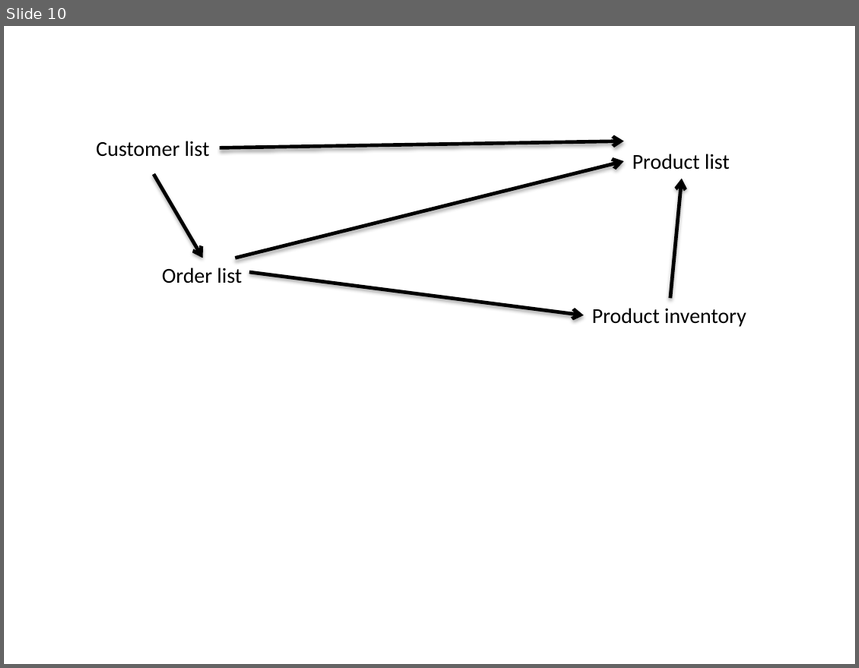
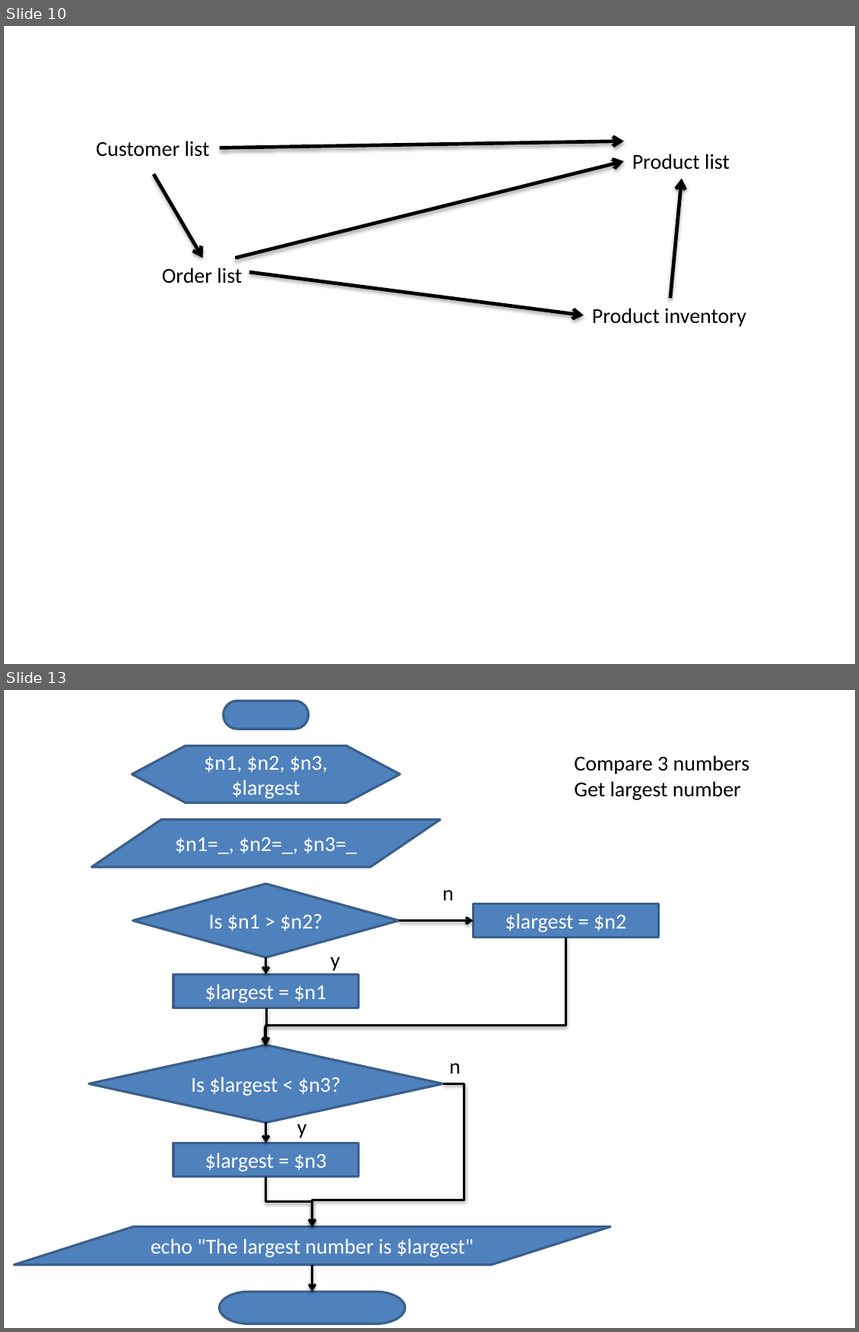
Before and after one commit to Charlie-Lang/ctcp-online-2020-wd3-batch2, a slide deck: visual aids.pptx. Shown one above the other, each under a label of ours: slide 10 before the commit, slides 10 and 13 after it; the slides between them are not shown. The pictures are 859x668 and 859x1332 pixels, drawn with LibreOffice and Linux fonts; fonts in the diff are those of the drawing. Boxes give left, top, right and bottom in pixels: in the first picture for what was removed or moved away, otherwise in the second. Text is boxed around its words. In the diff, an @@ line names an element or a change of style, - is before the commit and + after.

```diff
--- a/visual aids.pptx
+++ b/visual aids.pptx
@@ slide 13 added at <box>4,690,855,1328</box>, background #FFFFFF @@
@@ pill shape added at <box>224,701,309,730</box>, fill #4F81BD, outline #3A5F8C 2 pt @@
@@ flow chart preparation added at <box>132,746,400,803</box>, fill #4F81BD, outline #3A5F8C 2 pt, 18 pt, text #FFFFFF @@
+$n1, $n2, $n3, $largest
@@ text added at <box>574,755,750,800</box>, 18 pt, text #000000 @@
+Compare 3 numbers
+Get largest number
@@ flow chart input output added at <box>91,819,439,867</box>, fill #4F81BD, outline #3A5F8C 2 pt, 18 pt, text #FFFFFF @@
+$n1=_, $n2=_, $n3=_
@@ diamond added at <box>132,884,399,958</box>, fill #4F81BD, outline #3A5F8C 2 pt, 18 pt, text #FFFFFF @@
+Is $n1 > $n2?
@@ text added at <box>443,890,454,901</box>, 18 pt, text #000000 @@
+n
@@ rectangle added at <box>473,904,658,937</box>, fill #4F81BD, outline #3A5F8C 2 pt, 18 pt, text #FFFFFF @@
+$largest = $n2
@@ elbow arrow added from (566, 938) to (266, 1045), #000000 2 pt @@
@@ arrow added from (399, 921) to (473, 921), #000000 2 pt @@
@@ arrow added from (266, 958) to (266, 974), #000000 2 pt @@
@@ text added at <box>331,957,341,971</box>, 18 pt, text #000000 @@
+y
@@ rectangle added at <box>173,974,358,1008</box>, fill #4F81BD, outline #3A5F8C 2 pt, 18 pt, text #FFFFFF @@
+$largest = $n1
@@ elbow arrow added from (266, 1008) to (265, 1046), #000000 2 pt @@
@@ diamond added at <box>89,1045,443,1122</box>, fill #4F81BD, outline #3A5F8C 2 pt, 18 pt, text #FFFFFF @@
+Is $largest < $n3?
@@ text added at <box>449,1063,461,1074</box>, 18 pt, text #000000 @@
+n
@@ elbow arrow added from (443, 1084) to (312, 1227), #000000 2 pt @@
@@ arrow added from (266, 1122) to (266, 1122), #4B7EBC 0.75 pt @@
@@ arrow added from (266, 1122) to (266, 1143), #000000 2 pt @@
@@ rectangle added at <box>173,1143,358,1176</box>, fill #4F81BD, outline #3A5F8C 2 pt, 18 pt, text #FFFFFF @@
+$largest = $n3
@@ text added at <box>297,1124,307,1138</box>, 18 pt, text #000000 @@
+y
@@ elbow arrow added from (266, 1177) to (312, 1227), #000000 2 pt @@
@@ flow chart input output added at <box>14,1227,611,1265</box>, fill #4F81BD, outline #3A5F8C 2 pt, 18 pt, text #FFFFFF @@
+echo "The largest number is $largest"
@@ arrow added from (312, 1265) to (312, 1292), #000000 2 pt @@
@@ pill shape added at <box>219,1292,405,1324</box>, fill #4F81BD, outline #3A5F8C 2 pt @@
```
Also in this commit, not shown: 2 slides changed, 1 other file.
